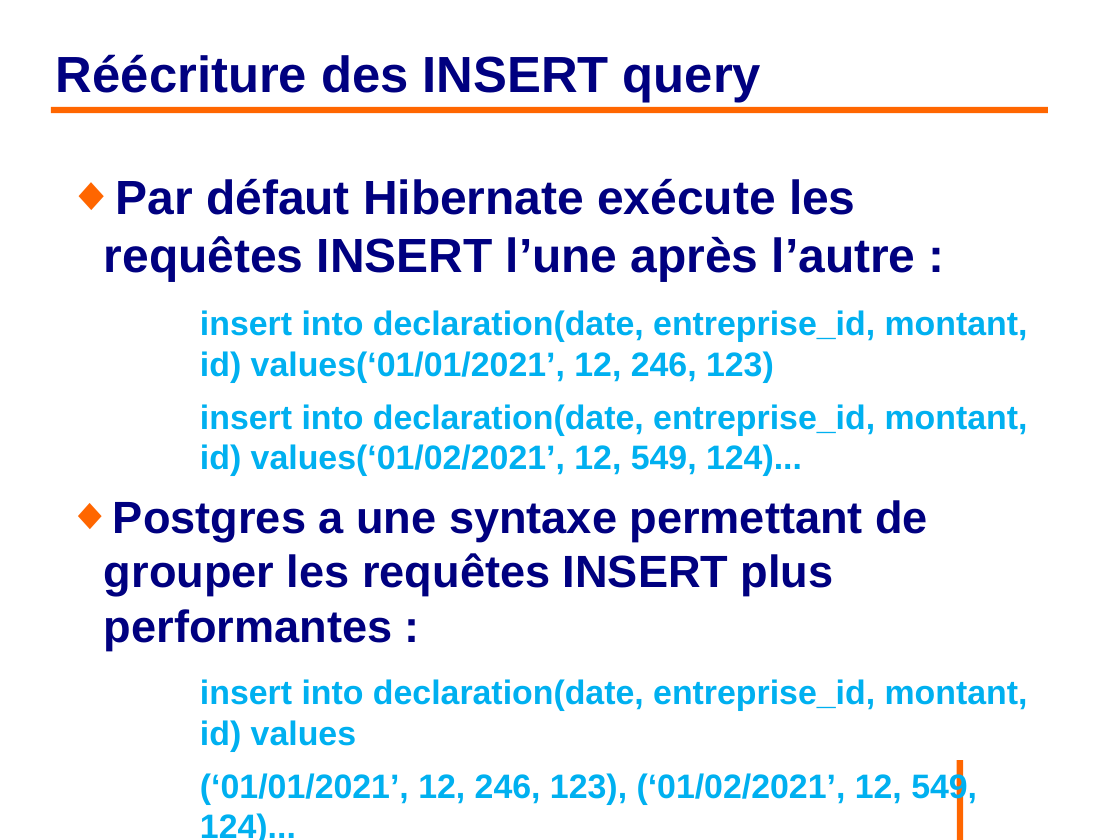
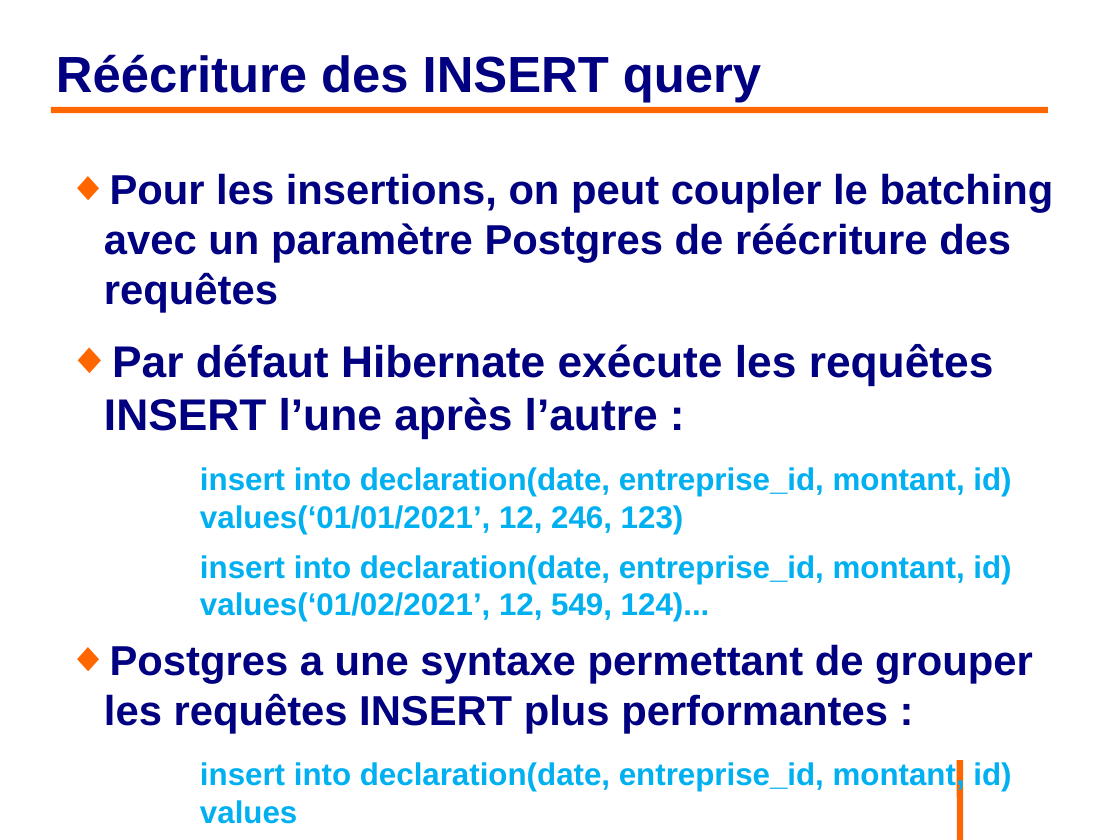
Before and after one commit to philphils/formation-hibernate-avancee, a slide deck: slide 23 of Documentation/diapo_formation_hibernate_avancee.odp (slide 27 before the commit). Drawn at 1120x840 pixels with LibreOffice and Linux fonts; fonts in the diff are those of the drawing; background and template pictures are left out. Boxes give left, top, right and bottom in pixels: in the first picture for what was removed or moved away, otherwise in the second. Text is boxed around its words. In the diff, an @@ line names an element or a change of style, - is before the commit and + after.

```diff
--- a/Documentation/diapo_formation_hibernate_avancee.odp
+++ b/Documentation/diapo_formation_hibernate_avancee.odp
@@ text at box(104, 173, 1054, 313): paragraph added @@
+◆ Pour les insertions, on peut coupler le batching avec un paramètre Postgres de réécriture des requêtes
@@ text at box(104, 344, 1033, 824): size 34 to 31.4 pt in "Par défaut Hibernate exécute les requêtes INSERT ..."; size 24 to 22.2 pt in "insert into declaration(date, entreprise_id, montant, id) va ...", "insert into declaration(date, entreprise_id, montant, id) va ...", "insert into declaration(date, entreprise_id, montant, id) va ...", "(‘01/01/2021’, 12, 246, 123), (‘01/02/2021’, 12, 549, ..."; size 32 to 29.6 pt in "Postgres a une syntaxe permettant de grouper ..." @@
```
Also in this commit, not shown: 7 other slides changed, 1 slide added.
